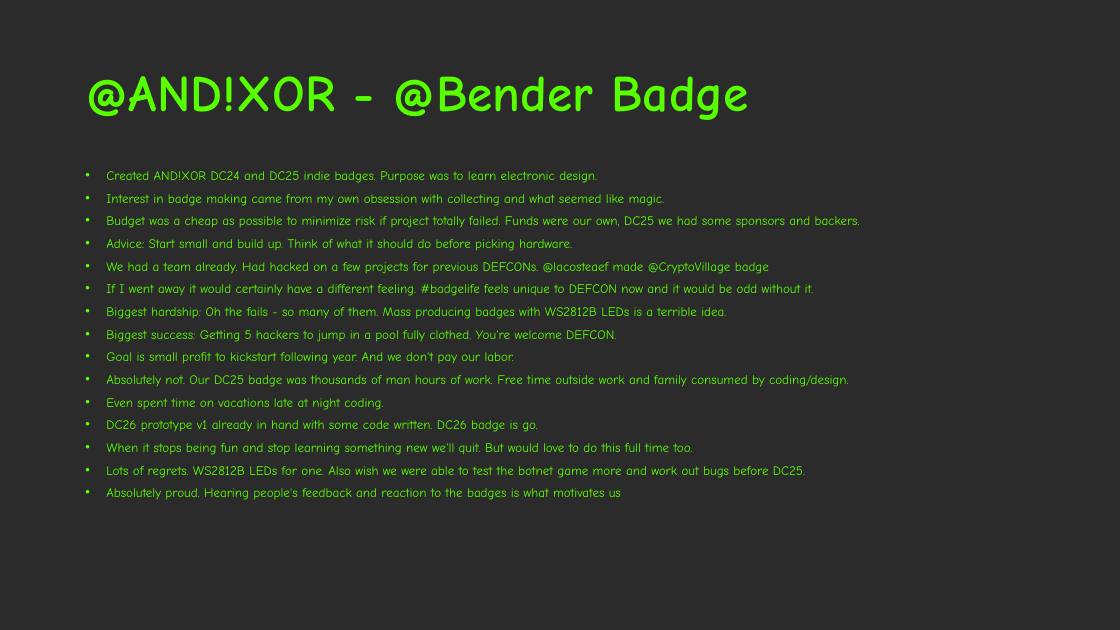
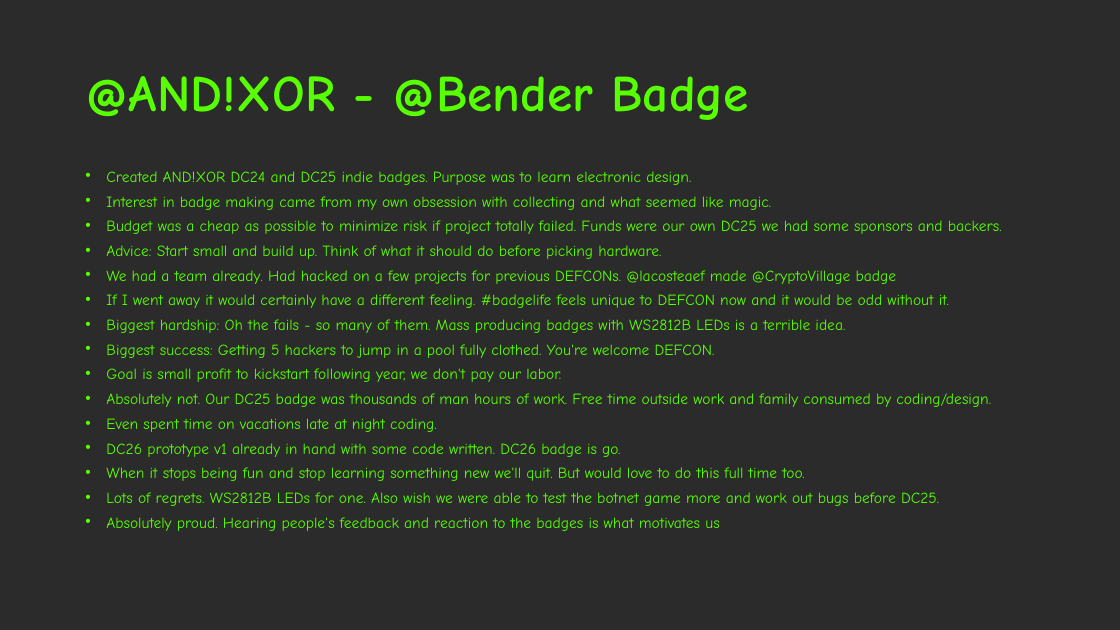
Before and after one commit to Kirball/b-sides-jax-talk, a slide deck: slide 6 of #BadgeLife, alternative currencies, the barter [Autosaved].pptx. Drawn at 1120x630 pixels with LibreOffice and Linux fonts; fonts in the diff are those of the drawing; background and template pictures are left out; a plain dark background stands for a picture behind light text. Boxes give left, top, right and bottom in pixels: in the first picture for what was removed or moved away, otherwise in the second. Text is boxed around its words. In the diff, an @@ line names an element or a change of style, - is before the commit and + after.

```diff
--- a/#BadgeLife, alternative currencies, the barter [Autosaved].pptx
+++ b/#BadgeLife, alternative currencies, the barter [Autosaved].pptx
@@ text at (106,171,991,531): size 11.2 to 13.3 pt in "Created AND!XOR DC24 and DC25 indie badges. ...", "Interest in badge making came from my ...", "Advice: Start small and build up. Think ...", "We had a team already. Had hacked ..." and 9 more places @@
@@ text at (106,220,1002,234): text changed; size 11.2 to 13.3 pt @@
-• Budget was a cheap as possible to minimize risk if project totally failed. Funds were our own, DC25 we had some sponsors and backers.
+• Budget was a cheap as possible to minimize risk if project totally failed. Funds were our own DC25 we had some sponsors and backers.
@@ text at (106,368,561,382): text changed; size 11.2 to 13.3 pt @@
-• Goal is small profit to kickstart following year. And we don't pay our labor.
+• Goal is small profit to kickstart following year, we don't pay our labor.
```
Also in this commit, not shown: 9 other slides changed, 10 slides added.
